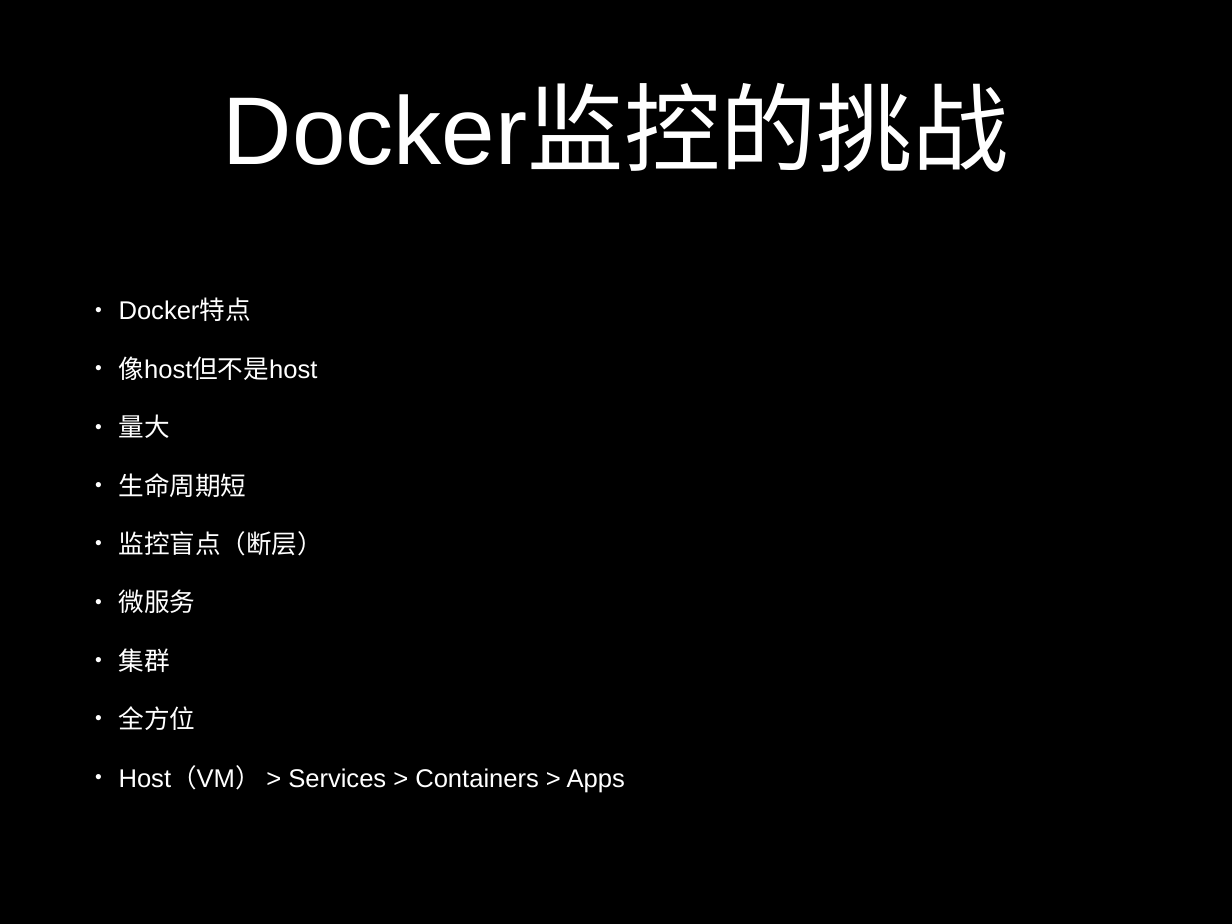
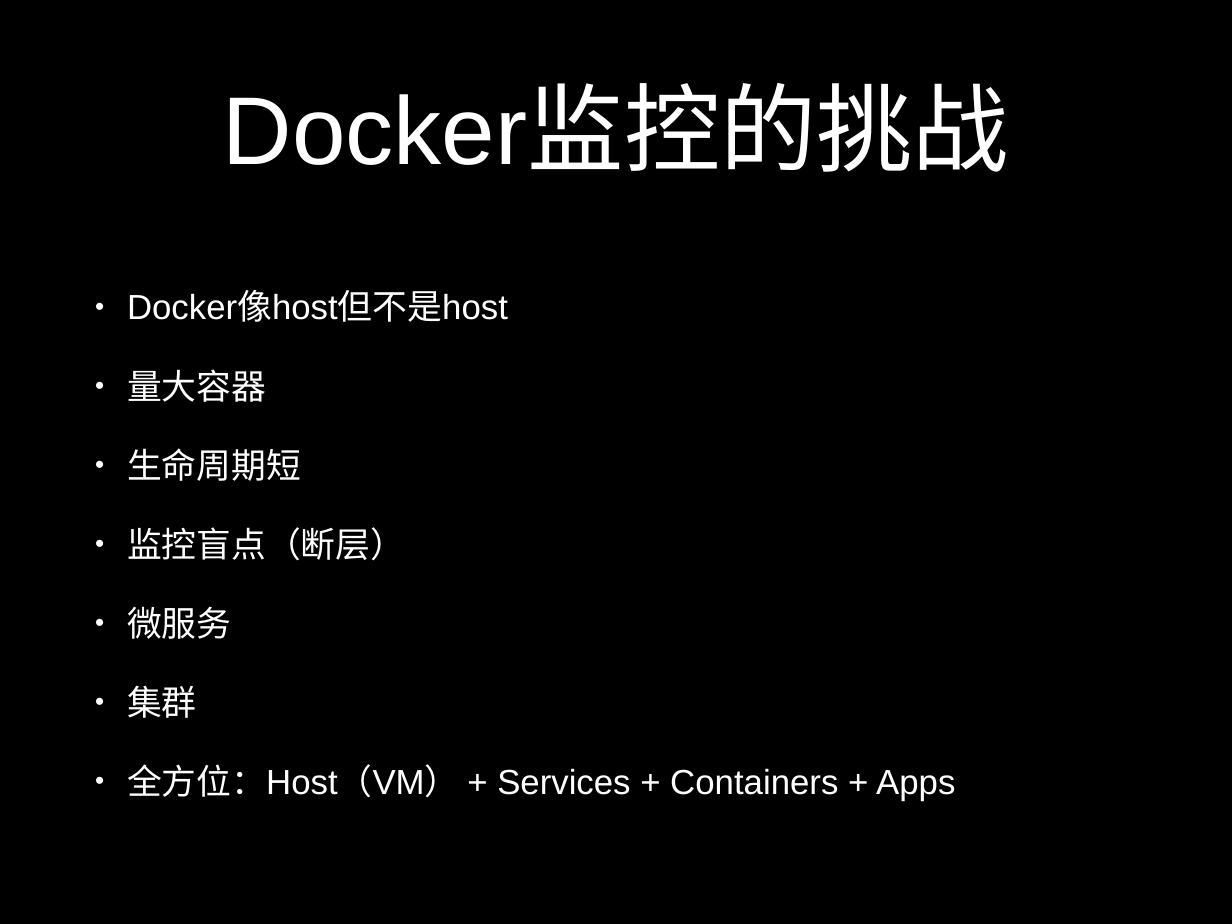
Before and after one commit to liubin/presentations, a slide deck: slide 7 of 20160423-docker-monitoring/keynote.pptx. Drawn at 1232x924 pixels with LibreOffice and Linux fonts; fonts in the diff are those of the drawing. Boxes give left, top, right and bottom in pixels: in the first picture for what was removed or moved away, otherwise in the second. Text is boxed around its words. In the diff, an @@ line names an element or a change of style, - is before the commit and + after.

```diff
--- a/20160423-docker-monitoring/keynote.pptx
+++ b/20160423-docker-monitoring/keynote.pptx
@@ text at <box>127,291,508,402</box>: text changed; size 21.3 to 28.9 pt @@
-• Docker特点
-• 像host但不是host
-• 量大
+• Docker像host但不是host
+• 量大容器
@@ text at <box>127,448,405,718</box>: size 21.3 to 28.9 pt in "生命周期短", "监控盲点（断层）", "微服务", "集群"; indent changed; more space between paragraphs @@
@@ text at <box>127,764,955,801</box>: text changed; size 21.3 to 28.9 pt @@
-• 全方位
-• Host（VM） > Services > Containers > Apps
+• 全方位：Host（VM） + Services + Containers + Apps
```
Also in this commit, not shown: 8 other slides changed, 1 slide added, 1 slide removed, 3 other files.
